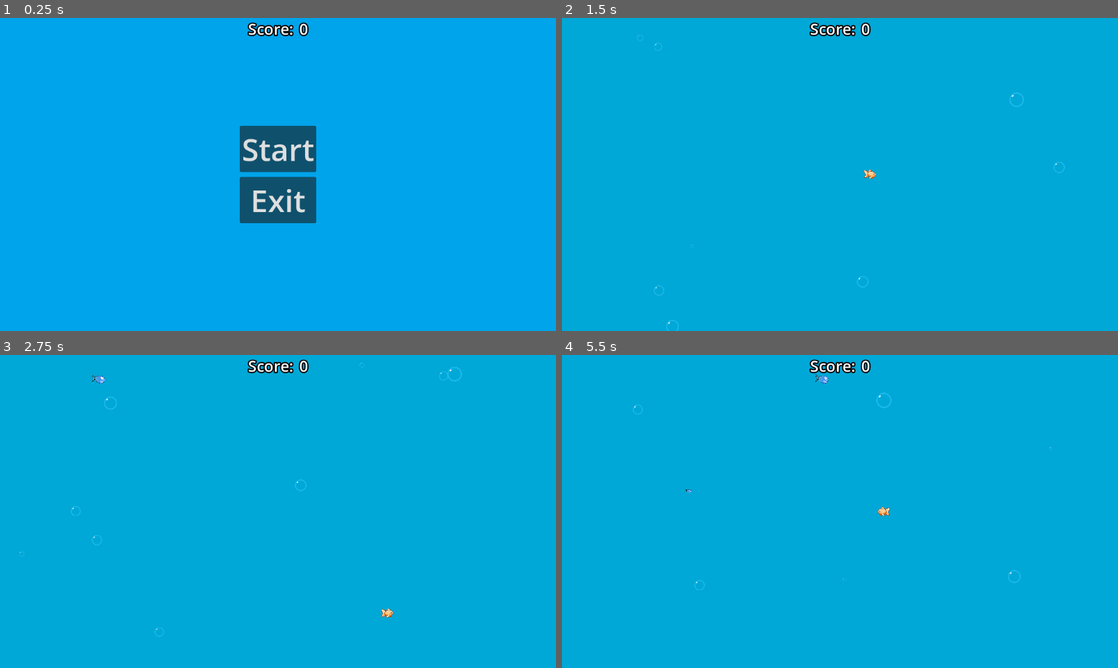
Above: before the commit, frames 1-4 (two rows, left to right).
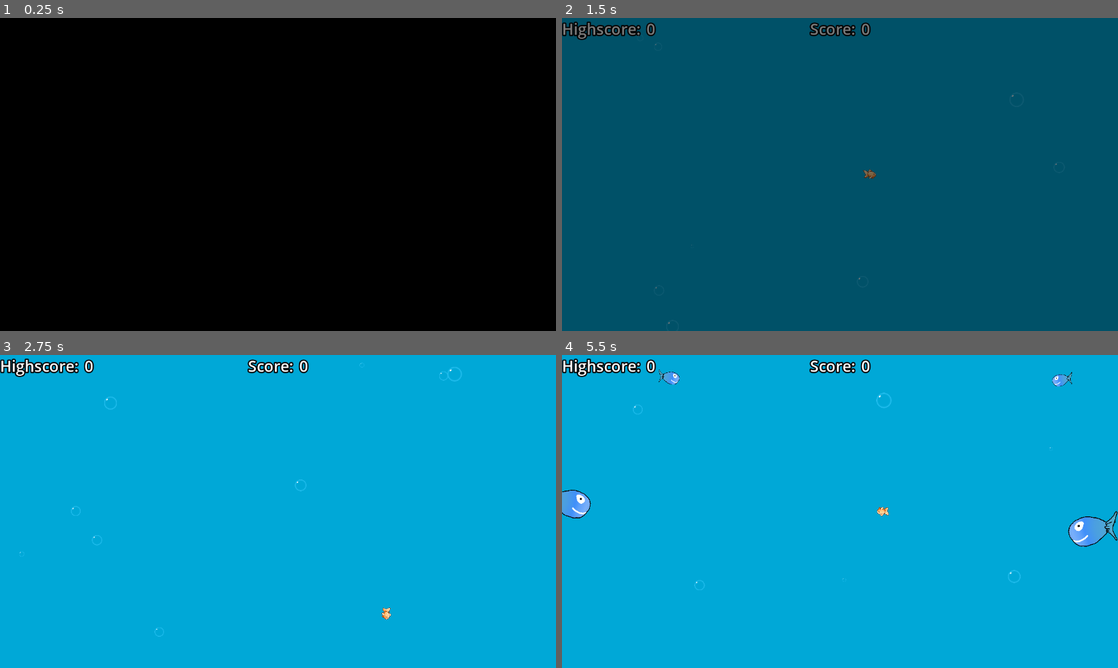
Above: after the commit, the same moments.

Repository: Game-Dev-and-Chill/Fish_Game
Game: Godot game, scene res://scenes/Main.tscn
The game is run twice, just before and just after one commit, with the same random seed, the same clock (stepped at 60 frames per second) and the same inputs.
Inputs:
- Up to frame 1 (0.25 s): no input
- Up to frame 2 (1.5 s): click "Start" at 0.5 s; hold D (right) from 1.28 s (still down)
- Up to frame 3 (2.75 s): release D (right) at 2.03 s; hold S (down) from 2.03 s (still down)
- Up to frame 4 (5.5 s): release S (down) at 2.78 s; hold D (right) 2.78-3.53 s; hold W (up) 3.53-4.28 s; hold A (left) from 4.28 s (still down); tap F11 (f11, bound only after the commit) at 4.9 s

The runs differ from the first frame. In frame 1, 100% of the frame differs, in the area x 0-100%, y 0-100%; in frame 2, 100%; in frame 3, 0.7%; in frame 4, 1.9%.

Commit message:
Wise's turn of bullshit
- added fade in anim
- added rotation to player
- squished bugs

Diff:
--- a/project.godot
+++ b/project.godot
@@ -14,6 +14,10 @@
 run/main_scene="res://scenes/Main.tscn"
 config/features=PackedStringArray("4.2", "Forward Plus")
 config/icon="res://art/icon.svg"
+
+[autoload]
+
+GlobalKeybinds="*res://scripts/global_keybinds.gd"
 
 [display]
 
@@ -49,3 +53,8 @@
 , Object(InputEventKey,"resource_local_to_scene":false,"resource_name":"","device":-1,"window_id":0,"alt_pressed":false,"shift_pressed":false,"ctrl_pressed":false,"meta_pressed":false,"pressed":false,"keycode":0,"physical_keycode":4194321,"key_label":0,"unicode":0,"echo":false,"script":null)
 ]
 }
+f11={
+"deadzone": 0.5,
+"events": [Object(InputEventKey,"resource_local_to_scene":false,"resource_name":"","device":-1,"window_id":0,"alt_pressed":false,"shift_pressed":false,"ctrl_pressed":false,"meta_pressed":false,"pressed":false,"keycode":0,"physical_keycode":4194342,"key_label":0,"unicode":0,"echo":false,"script":null)
+]
+}
--- a/scenes/Main.tscn
+++ b/scenes/Main.tscn
@@ -10,9 +10,6 @@
 [ext_resource type="Script" path="res://scripts/AudioAmbience.gd" id="8_1quso"]
 [ext_resource type="AudioStream" uid="uid://cjwbjeeepbdo8" path="res://audio/ambience.mp3" id="8_2aa1m"]
 
-[sub_resource type="StyleBoxFlat" id="StyleBoxFlat_84ssn"]
-bg_color = Color(0, 0.658824, 0.843137, 1)
-
 [sub_resource type="StyleBoxFlat" id="StyleBoxFlat_dcl5m"]
 bg_color = Color(0, 0.643137, 0.917647, 1)
 
@@ -21,24 +18,77 @@
 outline_size = 10
 outline_color = Color(0, 0, 0, 1)
 
-[node name="Main Game" type="Node" node_paths=PackedStringArray("enemies_parent", "score_label", "main_menu")]
+[sub_resource type="LabelSettings" id="LabelSettings_5myqy"]
+font_size = 32
+outline_size = 10
+outline_color = Color(0, 0, 0, 1)
+
+[sub_resource type="Animation" id="Animation_b6ciq"]
+resource_name = "fade_in"
+tracks/0/type = "value"
+tracks/0/imported = false
+tracks/0/enabled = true
+tracks/0/path = NodePath("CanvasLayer/ColorRect:color")
+tracks/0/interp = 1
+tracks/0/loop_wrap = true
+tracks/0/keys = {
+"times": PackedFloat32Array(0, 1),
+"transitions": PackedFloat32Array(1, 1),
+"update": 0,
+"values": [Color(0, 0, 0, 1), Color(0, 0, 0, 0)]
+}
+
+[sub_resource type="Animation" id="Animation_7qqe2"]
+length = 0.001
+tracks/0/type = "value"
+tracks/0/imported = false
+tracks/0/enabled = true
+tracks/0/path = NodePath("CanvasLayer/ColorRect:color")
+tracks/0/interp = 1
+tracks/0/loop_wrap = true
+tracks/0/keys = {
+"times": PackedFloat32Array(0),
+"transitions": PackedFloat32Array(1),
+"update": 0,
+"values": [Color(0, 0, 0, 1)]
+}
+
+[sub_resource type="AnimationLibrary" id="AnimationLibrary_7eiwc"]
+_data = {
+"RESET": SubResource("Animation_7qqe2"),
+"fade_in": SubResource("Animation_b6ciq")
+}
+
+[node name="Main Game" type="Node" node_paths=PackedStringArray("enemies_parent", "score_label", "highscore_label", "main_menu", "animiation_player")]
 script = ExtResource("1_xoika")
 player_fish = ExtResource("2_5hfuo")
 enemy_fish = ExtResource("3_yf0uh")
 enemies_parent = NodePath("Enemies")
 score_label = NodePath("Score/Value")
+highscore_label = NodePath("Highscore/HighscoreValue")
 main_menu = NodePath("Main Menu")
+animiation_player = NodePath("AnimationPlayer")
 
-[node name="Panel" type="Panel" parent="."]
+[node name="CanvasLayer" type="CanvasLayer" parent="."]
+
+[node name="ColorRect" type="ColorRect" parent="CanvasLayer"]
 anchors_preset = 15
 anchor_right = 1.0
 anchor_bottom = 1.0
 grow_horizontal = 2
 grow_vertical = 2
-theme_override_styles/panel = SubResource("StyleBoxFlat_84ssn")
+mouse_filter = 2
+color = Color(0, 0, 0, 1)
+
+[node name="Background" type="ColorRect" parent="."]
+anchors_preset = 15
+anchor_right = 1.0
+anchor_bottom = 1.0
+grow_horizontal = 2
+grow_vertical = 2
+color = Color(0, 0.658824, 0.843137, 1)
 
 [node name="Enemies" type="Node2D" parent="."]
-position = Vector2(988, 543)
 
 [node name="Main Menu" type="PanelContainer" parent="."]
 anchors_preset = 15
@@ -88,6 +138,24 @@
 text = "0"
 label_settings = SubResource("LabelSettings_glr1q")
 
+[node name="Highscore" type="HBoxContainer" parent="."]
+anchors_preset = 10
+anchor_right = 1.0
+offset_bottom = 23.0
+grow_horizontal = 2
+
+[node name="Label" type="Label" parent="Highscore"]
+layout_mode = 2
+size_flags_horizontal = 4
+text = "Highscore: "
+label_settings = SubResource("LabelSettings_glr1q")
+
+[node name="HighscoreValue" type="Label" parent="Highscore"]
+layout_mode = 2
+size_flags_horizontal = 4
+text = "0"
+label_settings = SubResource("LabelSettings_5myqy")
+
 [node name="BubbleSpawner" type="Node2D" parent="."]
 script = ExtResource("4_foyab")
 bubble_scene = ExtResource("5_x1iuh")
@@ -119,6 +187,11 @@
 
 [node name="Timer" type="Timer" parent="Audio/Ambience"]
 
+[node name="AnimationPlayer" type="AnimationPlayer" parent="."]
+libraries = {
+"": SubResource("AnimationLibrary_7eiwc")
+}
+
 [connection signal="game_started" from="." to="Audio/Music" method="_on_main_game_game_started"]
 [connection signal="game_started" from="." to="Audio/SubAmbience" method="_on_main_game_game_started"]
 [connection signal="pressed" from="Main Menu/CenterContainer/VBoxContainer/Start" to="." method="_on_start_button_pressed"]
--- a/scenes/Player_Fish.tscn
+++ b/scenes/Player_Fish.tscn
@@ -16,7 +16,7 @@
 tracks/0/type = "value"
 tracks/0/imported = false
 tracks/0/enabled = true
-tracks/0/path = NodePath("Body/Sprite2D:self_modulate")
+tracks/0/path = NodePath("Body/Sprite2D:material:shader_parameter/color")
 tracks/0/interp = 1
 tracks/0/loop_wrap = true
 tracks/0/keys = {
@@ -31,7 +31,7 @@
 tracks/0/type = "value"
 tracks/0/imported = false
 tracks/0/enabled = true
-tracks/0/path = NodePath("Body/Sprite2D:self_modulate")
+tracks/0/path = NodePath("Body/Sprite2D:material:shader_parameter/color")
 tracks/0/interp = 1
 tracks/0/loop_wrap = true
 tracks/0/keys = {
@@ -46,7 +46,7 @@
 tracks/0/type = "value"
 tracks/0/imported = false
 tracks/0/enabled = true
-tracks/0/path = NodePath("Body/Sprite2D:self_modulate")
+tracks/0/path = NodePath("Body/Sprite2D:material:shader_parameter/color")
 tracks/0/interp = 1
 tracks/0/loop_wrap = true
 tracks/0/keys = {
@@ -70,6 +70,18 @@
 "update": 0,
 "values": [Color(1, 1, 1, 1)]
 }
+tracks/1/type = "value"
+tracks/1/imported = false
+tracks/1/enabled = true
+tracks/1/path = NodePath("Body/Sprite2D:material:shader_parameter/color")
+tracks/1/interp = 1
+tracks/1/loop_wrap = true
+tracks/1/keys = {
+"times": PackedFloat32Array(0),
+"transitions": PackedFloat32Array(1),
+"update": 0,
+"values": [Color(1, 1, 1, 1)]
+}
 
 [sub_resource type="AnimationLibrary" id="AnimationLibrary_idomm"]
 _data = {
@@ -87,10 +99,12 @@
 audio_eat = NodePath("../Eat")
 
 [node name="Sprite2D" type="Sprite2D" parent="Body"]
+modulate = Color(0.5, 1, 1, 1)
 material = SubResource("ShaderMaterial_6c655")
 position = Vector2(1, 0)
 scale = Vector2(-0.06, 0.06)
 texture = ExtResource("2_6uot4")
+flip_h = true
 
 [node name="Area" type="Area2D" parent="Body"]
 
--- a/scripts/Body.gd
+++ b/scripts/Body.gd
@@ -11,6 +11,7 @@
 @onready var player: Node2D = main_game.get_node("Player")
 @onready var enemy_parent: Node2D = main_game.get_node("Enemies")
 @onready var score_label: Label = main_game.get_node("Score/Value")
+@onready var highscore_label: Label = main_game.get_node("Highscore/HighscoreValue")
 @onready var main_menu: PanelContainer = main_game.get_node("Main Menu")
 @export var audio_eat : AudioStreamPlayer
 
@@ -25,14 +26,20 @@
 func _physics_process(_delta):
 	var direction = Input.get_vector("left", "right", "up", "down")
 
-	if direction.x > 0:
-		if not sprite.flip_h:
-			collision_polygon_2d.scale *= -1
-		sprite.flip_h = true
-	elif direction.x < 0:
-		if sprite.flip_h:
-			collision_polygon_2d.scale *= -1
-		sprite.flip_h = false
+	rotation = direction.angle()
+
+
+	#
+	#if direction.x > 0:
+		#if not sprite.flip_h:
+			#collision_polygon_2d.scale *= -1
+		#sprite.flip_h = true
+	#elif direction.x < 0:
+		#if sprite.flip_h:
+			#collision_polygon_2d.scale *= -1
+		#sprite.flip_h = false
+	#
+
 
 	if direction.length_squared() > 0:
 		direction = direction.normalized()
@@ -58,6 +65,7 @@
 		Speed = 5 if new_speed < 5 else new_speed
 
 		score_label.text = str(int((size - 1) * 1000))
+		highscore_label.text = str(max(int(highscore_label.text), int(score_label.text)))
 		scale = Vector2(size, size)
 
 		evolve_fish()
--- a/scripts/Game.gd
+++ b/scripts/Game.gd
@@ -4,7 +4,9 @@
 @export var enemy_fish: PackedScene
 @export var enemies_parent: Node2D
 @export var score_label: Label
+@export var highscore_label: Label
 @export var main_menu: PanelContainer
+@export var animiation_player: AnimationPlayer
 
 signal game_started
 
@@ -12,19 +14,25 @@
 var body
 var spawning = false
 var fish_count = 0
+var highscore = 0
+
 var score: int = 0:
 	set(value):
 		score = value
 		score_label.text = str(value)
+		highscore = 5
+		highscore_label.text = str(highscore)
 
 func _ready() -> void:
+	await get_tree().create_timer(1.0).timeout
+	animiation_player.play("fade_in")
 	score_label.text = str(0)
 
 func _physics_process(_delta):
 	if is_instance_valid(player):
 		body = player.get_node("Body")
 
-		while body.alive and not spawning:
+		if body.alive and not spawning:
 			#add enemies
 			_spawn_enemy_fish()
 			spawning = true
@@ -37,6 +45,7 @@
 
 func _on_start_button_pressed():
 	main_menu.hide()
+	score_label.text = "0"
 	game_start()
 
 func _on_quit():
@@ -46,12 +55,18 @@
 	if fish_count < 60:
 		var spawn_enemy_fish = enemy_fish.instantiate()
 		var enemy_body = spawn_enemy_fish.get_node("Body")
-		var fish_size = randf_range(0.1, clamp(3 * body.size, 3, 20))
+		var fish_size = randf_range(0.1, clamp(3 * body.size, 5, 20))
 		enemy_body.scale = Vector2(fish_size, fish_size)
 
 		var side = randi_range(1, 2)
 		enemy_body.direction = side
-		spawn_enemy_fish.position = Vector2(sign(side - 1.5) * randf_range(860, 960), randf_range(-540, 540))
+		var rand_x = 0
+		if side == 2:
+			rand_x = randf_range(1300, 1400)
+		else:
+			rand_x = randf_range(-200, -100)
+
+		spawn_enemy_fish.position = Vector2(rand_x, randf_range(20, 620))
 		spawn_enemy_fish.scale.x *= sign(side - 1.5)
 		enemies_parent.add_child(spawn_enemy_fish)
 
--- a/scripts/enemy.gd
+++ b/scripts/enemy.gd
@@ -13,7 +13,7 @@
 	if parent:
 		parent.position.x += -sign(direction - 1.5) * clamp(1 * Speed / 150, 1, 100000)
 
-		if parent.position.x > 940 or parent.position.x < -940:
+		if parent.position.x > 1400 or parent.position.x < -200:
 			get_tree().current_scene.fish_count -= 1
 			parent.queue_free()
 
--- /dev/null
+++ b/scripts/global_keybinds.gd
@@ -0,0 +1,14 @@
+extends Node
+
+var fullscreen: bool = false
+
+
+func _unhandled_input(_event: InputEvent) -> void:
+	# handle fullscreen anywhere
+	if Input.is_action_just_pressed("f11") and fullscreen:
+		DisplayServer.window_set_mode(DisplayServer.WINDOW_MODE_WINDOWED)
+		fullscreen = false
+
+	elif Input.is_action_just_pressed("f11") and !fullscreen:
+		DisplayServer.window_set_mode(DisplayServer.WINDOW_MODE_FULLSCREEN)
+		fullscreen = true
Not shown: 1 places in scenes/Main.tscn that only renumber resources
